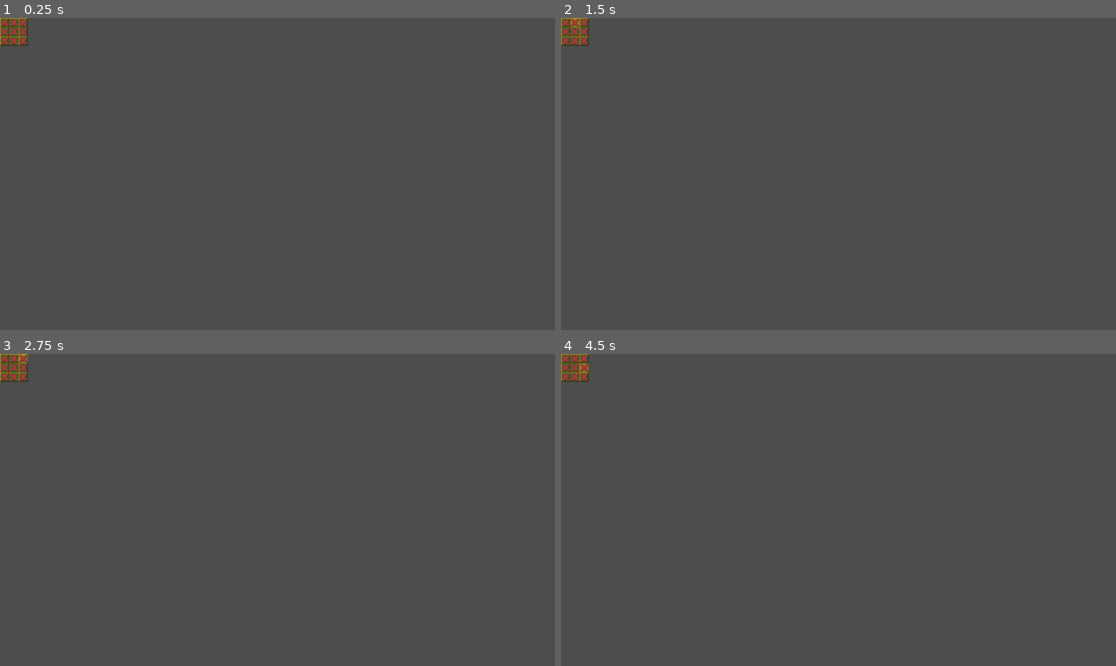
Above: before the commit, frames 1-4 (two rows, left to right).
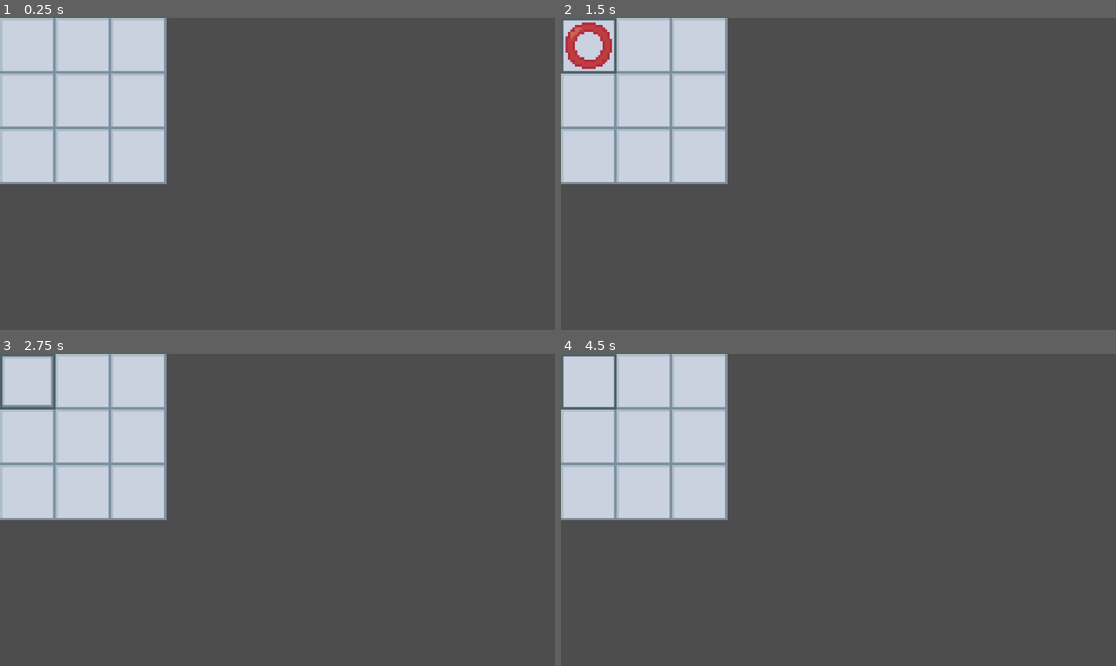
Above: after the commit, the same moments.

Repository: nagymathev/tic-tac-toe-plus-plus
Game: Godot game, scene res://scenes/world.tscn
Two runs of this game, one before a commit and one after it. Both use one fixed random seed, a clock stepped at 60 frames per second and the inputs below.
Inputs (mouse positions are in pixels of both pictures, inside the frame that each line leads up to):
- Up to frame 1 (0.25 s): no input
- Up to frame 2 (1.5 s): tap Enter at 0.5 s; move the mouse to (566, 21) at 0.52 s; press the mouse at (566, 21) at 0.53 s; tap Space at 1.25 s; move the mouse to (577, 21) at 1.27 s; release the mouse at (577, 21) at 1.28 s; click (577, 21) at 1.35 s
- Up to frame 3 (2.75 s): tap Enter at 2 s; move the mouse to (22, 357) at 2.02 s; press the mouse at (22, 357) at 2.03 s
- Up to frame 4 (4.5 s): tap Space at 2.75, 4.25 s; move the mouse to (566, 366) at 2.77 s; release the mouse at (566, 366) at 2.78 s; click (566, 366) at 2.85 s; tap Enter at 3.5 s; move the mouse to (577, 366) at 3.52 s; press the mouse at (577, 366) at 3.53 s; move the mouse to (583, 366) at 4.27 s; release the mouse at (583, 366) at 4.28 s; click (583, 366) at 4.35 s

The runs differ from the first frame. In frame 1, 16% of the frame differs, in the area x 0-31%, y 0-54%; in frame 2, 16%; in frame 3, 16%; in frame 4, 16%.

Commit message:
new styles and settings

Diff:
--- a/project.godot
+++ b/project.godot
@@ -24,6 +24,14 @@
 
 project/assembly_name="tictactoe-plusplus"
 
+[input]
+
+ClickCell={
+"deadzone": 0.2,
+"events": [Object(InputEventMouseButton,"resource_local_to_scene":false,"resource_name":"","device":-1,"window_id":0,"alt_pressed":false,"shift_pressed":false,"ctrl_pressed":false,"meta_pressed":false,"button_mask":1,"position":Vector2(246, 25),"global_position":Vector2(255, 73),"factor":1.0,"button_index":1,"canceled":false,"pressed":true,"double_click":false,"script":null)
+]
+}
+
 [physics]
 
 3d/physics_engine="Jolt Physics"
--- /dev/null
+++ b/resources/board_manager_default.tres
@@ -0,0 +1,7 @@
+[gd_resource type="Resource" script_class="BoardManager" format=3 uid="uid://bkp6kn1ukugj2"]
+
+[ext_resource type="Script" uid="uid://ywn6yajgscrr" path="res://scripts/board_manager.gd" id="1_a0mfj"]
+
+[resource]
+script = ExtResource("1_a0mfj")
+metadata/_custom_type_script = "uid://ywn6yajgscrr"
--- a/resources/board_resource_default.tres
+++ /dev/null
@@ -1,6 +0,0 @@
-[gd_resource type="Resource" script_class="BoardSettings" format=3 uid="uid://bmgv1s8gq56nr"]
-
-[ext_resource type="Script" path="res://scripts/board_settings.gd" id="1_1556n"]
-
-[resource]
-script = ExtResource("1_1556n")
--- /dev/null
+++ b/resources/board_settings_default.tres
@@ -0,0 +1,11 @@
+[gd_resource type="Resource" script_class="BoardSettings" format=3 uid="uid://bmgv1s8gq56nr"]
+
+[ext_resource type="Script" uid="uid://qgjanibdoxi8" path="res://scripts/board_settings.gd" id="1_1556n"]
+[ext_resource type="SpriteFrames" uid="uid://bblu1v8rqlln3" path="res://resources/cell_frame_24_sprite_frame.tres" id="1_rh7re"]
+[ext_resource type="SpriteFrames" uid="uid://dsgquww8aiesq" path="res://resources/cell_xo_24_sprite_frame.tres" id="2_keq10"]
+
+[resource]
+script = ExtResource("1_1556n")
+cell_sprite_frames = ExtResource("1_rh7re")
+cell_xo_sprite_frames = ExtResource("2_keq10")
+cell_scale = 8
--- /dev/null
+++ b/resources/cell_frame_24_sprite_frame.tres
@@ -0,0 +1,32 @@
+[gd_resource type="SpriteFrames" format=3 uid="uid://bblu1v8rqlln3"]
+
+[ext_resource type="Texture2D" uid="uid://dv5fappn7i2rw" path="res://assets/board-cell-24.png" id="1_r4sb1"]
+
+[sub_resource type="AtlasTexture" id="AtlasTexture_r4sb1"]
+atlas = ExtResource("1_r4sb1")
+region = Rect2(0, 0, 24, 24)
+
+[sub_resource type="AtlasTexture" id="AtlasTexture_uye7y"]
+atlas = ExtResource("1_r4sb1")
+region = Rect2(24, 0, 24, 24)
+
+[sub_resource type="AtlasTexture" id="AtlasTexture_fkyh4"]
+atlas = ExtResource("1_r4sb1")
+region = Rect2(48, 0, 24, 24)
+
+[resource]
+animations = [{
+"frames": [{
+"duration": 1.0,
+"texture": SubResource("AtlasTexture_r4sb1")
+}, {
+"duration": 1.0,
+"texture": SubResource("AtlasTexture_uye7y")
+}, {
+"duration": 1.0,
+"texture": SubResource("AtlasTexture_fkyh4")
+}],
+"loop": true,
+"name": &"default",
+"speed": 5.0
+}]
--- /dev/null
+++ b/resources/cell_xo_24_sprite_frame.tres
@@ -0,0 +1,25 @@
+[gd_resource type="SpriteFrames" format=3 uid="uid://dsgquww8aiesq"]
+
+[ext_resource type="Texture2D" uid="uid://c1x6pp808cjh1" path="res://assets/board-xo.png" id="1_qkhmb"]
+
+[sub_resource type="AtlasTexture" id="AtlasTexture_xcq5j"]
+atlas = ExtResource("1_qkhmb")
+region = Rect2(0, 0, 24, 24)
+
+[sub_resource type="AtlasTexture" id="AtlasTexture_umog3"]
+atlas = ExtResource("1_qkhmb")
+region = Rect2(24, 0, 24, 24)
+
+[resource]
+animations = [{
+"frames": [{
+"duration": 1.0,
+"texture": SubResource("AtlasTexture_xcq5j")
+}, {
+"duration": 1.0,
+"texture": SubResource("AtlasTexture_umog3")
+}],
+"loop": true,
+"name": &"default",
+"speed": 5.0
+}]
--- a/scenes/board_cell.tscn
+++ b/scenes/board_cell.tscn
@@ -1,18 +1,20 @@
 [gd_scene format=3 uid="uid://t1154idky767"]
 
 [ext_resource type="Script" uid="uid://bx10x6hwhq4j0" path="res://scripts/board_cell.gd" id="1_0vake"]
-[ext_resource type="SpriteFrames" uid="uid://h8dqp6p8mlys" path="res://resources/grid_cell_sprite_frames.tres" id="1_a5naf"]
-[ext_resource type="SpriteFrames" uid="uid://8jhdbnb8s8eh" path="res://resources/xo_sprite_frame.tres" id="2_0vake"]
+[ext_resource type="Resource" uid="uid://bmgv1s8gq56nr" path="res://resources/board_settings_default.tres" id="2_ked58"]
+[ext_resource type="SpriteFrames" uid="uid://bblu1v8rqlln3" path="res://resources/cell_frame_24_sprite_frame.tres" id="3_ked58"]
+[ext_resource type="SpriteFrames" uid="uid://dsgquww8aiesq" path="res://resources/cell_xo_24_sprite_frame.tres" id="4_wvn1a"]
 
 [sub_resource type="RectangleShape2D" id="RectangleShape2D_0vake"]
-size = Vector2(32, 32)
+size = Vector2(24, 24)
 
 [node name="Cell" type="Node2D" unique_id=33723157]
 script = ExtResource("1_0vake")
+_board_settings = ExtResource("2_ked58")
 
 [node name="CellFrame" type="AnimatedSprite2D" parent="." unique_id=1704510305]
-position = Vector2(16, 16)
-sprite_frames = ExtResource("1_a5naf")
+position = Vector2(12, 12)
+sprite_frames = ExtResource("3_ked58")
 
 [node name="Area2D" type="Area2D" parent="CellFrame" unique_id=2142165066]
 
@@ -20,4 +22,5 @@
 shape = SubResource("RectangleShape2D_0vake")
 
 [node name="CellXO" type="AnimatedSprite2D" parent="CellFrame" unique_id=351564349]
-sprite_frames = ExtResource("2_0vake")
+visible = false
+sprite_frames = ExtResource("4_wvn1a")
--- a/scenes/world.tscn
+++ b/scenes/world.tscn
@@ -1,7 +1,7 @@
 [gd_scene format=3 uid="uid://bos73gp8ebmm2"]
 
 [ext_resource type="Script" uid="uid://pdcmelomujlj" path="res://scripts/board.gd" id="1_nnsk1"]
-[ext_resource type="Resource" uid="uid://bmgv1s8gq56nr" path="res://resources/board_resource_default.tres" id="2_rwgxs"]
+[ext_resource type="Resource" uid="uid://bmgv1s8gq56nr" path="res://resources/board_settings_default.tres" id="2_rwgxs"]
 
 [node name="World" type="Node2D" unique_id=571766068]
 
--- a/scripts/board.gd
+++ b/scripts/board.gd
@@ -3,7 +3,10 @@
 extends Node2D
 class_name Board
 
+# Manages all the rendering side of the game. Is not concerned with data.
+
 @export var _board_stats: BoardSettings
+@export var _board_checker: BoardManager
 
 func _on_board_stats_changed():
 	print("[Board] Stats Changed")
@@ -17,10 +20,10 @@
 		for x in _board_stats.size_x:
 			var cell: Node2D= cell_scene.instantiate()
 			add_child(cell)
-			cell.position = Vector2(x * _board_stats.cell_size, y * _board_stats.cell_size)
+			cell.position = Vector2(x * _board_stats.cell_size * _board_stats.cell_scale, y * _board_stats.cell_size * _board_stats.cell_scale)
 
 			@warning_ignore("integer_division")
-			cell.scale = Vector2.ONE * (_board_stats.cell_size / 32)
+			cell.scale = Vector2.ONE * _board_stats.cell_scale
 
 func _delete_board():
 	var children = get_children()
@@ -34,7 +37,7 @@
 
 func _draw() -> void:
 	if Engine.is_editor_hint():
-		draw_line(Vector2.ZERO, Vector2(_board_stats.size_x * _board_stats.cell_size, 0), Color.CORAL)
-		draw_line(Vector2.ZERO, Vector2(0, _board_stats.size_y * _board_stats.cell_size), Color.CORAL)
-		draw_line(Vector2(_board_stats.size_x * _board_stats.cell_size, 0), Vector2(_board_stats.size_x * _board_stats.cell_size, _board_stats.size_y * _board_stats.cell_size), Color.CORAL)
-		draw_line(Vector2(0, _board_stats.size_y * _board_stats.cell_size), Vector2(_board_stats.size_x * _board_stats.cell_size, _board_stats.size_y * _board_stats.cell_size), Color.CORAL)
+		draw_line(Vector2.ZERO, Vector2(_board_stats.size_x * _board_stats.cell_scale * _board_stats.cell_size, 0), Color.CORAL, 8)
+		draw_line(Vector2.ZERO, Vector2(0, _board_stats.size_y * _board_stats.cell_scale * _board_stats.cell_size), Color.CORAL, 8)
+		draw_line(Vector2(_board_stats.size_x * _board_stats.cell_scale * _board_stats.cell_size, 0), Vector2(_board_stats.size_x * _board_stats.cell_scale * _board_stats.cell_size, _board_stats.size_y * _board_stats.cell_scale * _board_stats.cell_size), Color.CORAL, 8)
+		draw_line(Vector2(0, _board_stats.size_y * _board_stats.cell_scale * _board_stats.cell_size), Vector2(_board_stats.size_x * _board_stats.cell_scale * _board_stats.cell_size, _board_stats.size_y * _board_stats.cell_scale * _board_stats.cell_size), Color.CORAL, 8)
--- a/scripts/board_cell.gd
+++ b/scripts/board_cell.gd
@@ -6,6 +6,12 @@
 @onready var cell_frame: AnimatedSprite2D = $CellFrame
 @onready var cell_xo: AnimatedSprite2D = $CellFrame/CellXO
 @onready var area2d: Area2D = $CellFrame/Area2D
+@onready var collision_shape2d: CollisionShape2D = $CellFrame/Area2D/CollisionShape2D
+
+@export var _board_settings: BoardSettings
+
+var is_hover := false
+var current_state := CellStates.None
 
 enum FrameStates {
 	Normal,
@@ -23,14 +29,50 @@
 	cell_frame.frame = state
 
 func set_cell_state(state: CellStates):
-	cell_xo.frame = state
+	match state:
+		CellStates.None:
+			cell_xo.visible = false
+		_:
+			cell_xo.visible = true
+			cell_xo.frame = state - 1
+	current_state = state
 
 func _ready() -> void:
 	area2d.mouse_entered.connect(_on_mouse_entered)
 	area2d.mouse_exited.connect(_on_mouse_exited)
+	area2d.input_event.connect(_on_input)
+
+	if _board_settings:
+		cell_frame.position = Vector2.ONE * _board_settings.cell_size * 0.5
+		(collision_shape2d.shape as RectangleShape2D).size = Vector2.ONE * _board_settings.cell_size
+		if _board_settings.cell_sprite_frames:
+			cell_frame.sprite_frames = _board_settings.cell_sprite_frames
+
+		if _board_settings.cell_xo_sprite_frames:
+			cell_xo.sprite_frames = _board_settings.cell_xo_sprite_frames
+
+	set_cell_state(CellStates.None)
+
+func _process(_delta: float) -> void:
+	if !Engine.is_editor_hint():
+		if (is_hover and Input.is_mouse_button_pressed(MouseButton.MOUSE_BUTTON_LEFT)):
+			set_frame_state(FrameStates.Pressed)
+		elif (is_hover and !Input.is_mouse_button_pressed(MouseButton.MOUSE_BUTTON_LEFT)):
+			set_frame_state(FrameStates.Hover)
+
+func _pressed():
+	print("pressed")
+	current_state = (int(current_state) + 1) % 3 as CellStates
+	set_cell_state(current_state)
+
+func _on_input(_viewport: Node, event: InputEvent, _shape_idx: int):
+	if event.is_action_pressed("ClickCell"):
+		_pressed()
 
 func _on_mouse_entered():
+	is_hover = true
 	set_frame_state(FrameStates.Hover)
 
 func _on_mouse_exited():
+	is_hover = false
 	set_frame_state(FrameStates.Normal)
--- /dev/null
+++ b/scripts/board_manager.gd
@@ -0,0 +1,25 @@
+extends Resource
+class_name BoardManager
+
+# Manages the board and it's associated state. It checks for winners and related events.
+
+@export
+var empty_field := "-"
+
+@export
+var player_one := "X"
+
+@export
+var player_two := "O"
+
+## Data for ONE Board
+var _map: Array[Array] = []
+
+## Data for several Boards
+var _chunks: Array = []
+
+## Populates [param map] according to [param settings]
+func _create_map(map: Array[Array], settings: BoardSettings) -> void:
+	for y in settings.size_y:
+		for x in settings.size_x:
+			map[y][x] = empty_field
--- a/scripts/board_settings.gd
+++ b/scripts/board_settings.gd
@@ -19,10 +19,24 @@
 		size_y = value
 		emit_changed()
 
-@export_range(32, 128, 32, "prefer_slider")
-var cell_size: int = 32:
+@export
+var cell_sprite_frames: SpriteFrames
+
+@export
+var cell_xo_sprite_frames: SpriteFrames
+
+@export_range(8, 128, 8, "prefer_slider")
+var cell_size: int = 24:
 	get:
 		return cell_size
 	set(value):
 		cell_size = value
 		emit_changed()
+
+@export_range(1, 8, 1, "prefer_slider")
+var cell_scale: int = 1:
+	get:
+		return cell_scale
+	set(value):
+		cell_scale = value
+		emit_changed()
Binary file added: assets/board-cell-24.png
Not shown, added: assets/board-cell-24.png.import
Binary file added: assets/board-xo.png
Not shown, added: assets/board-xo.png.import
Not shown, added: scripts/board_manager.gd.uid
